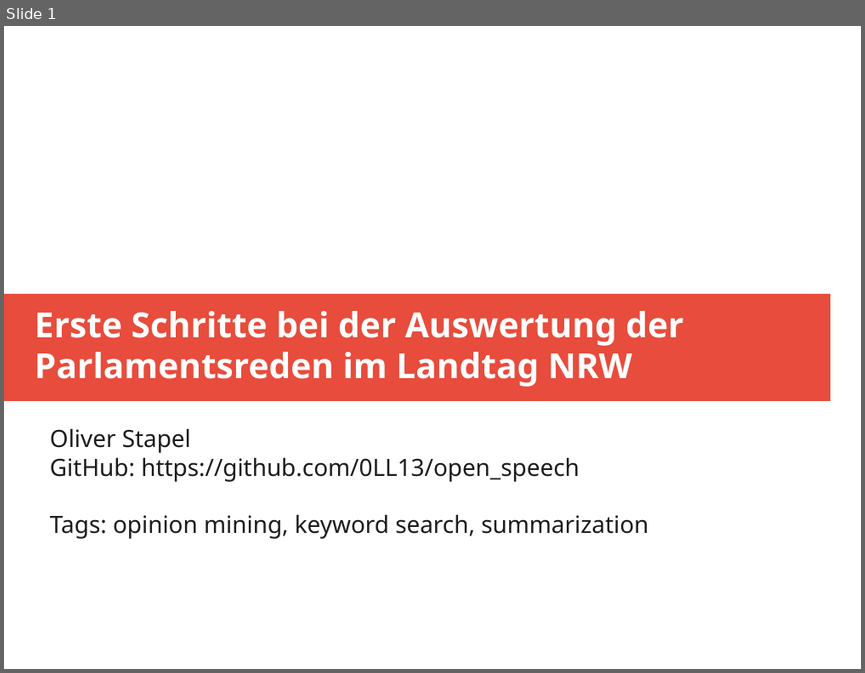
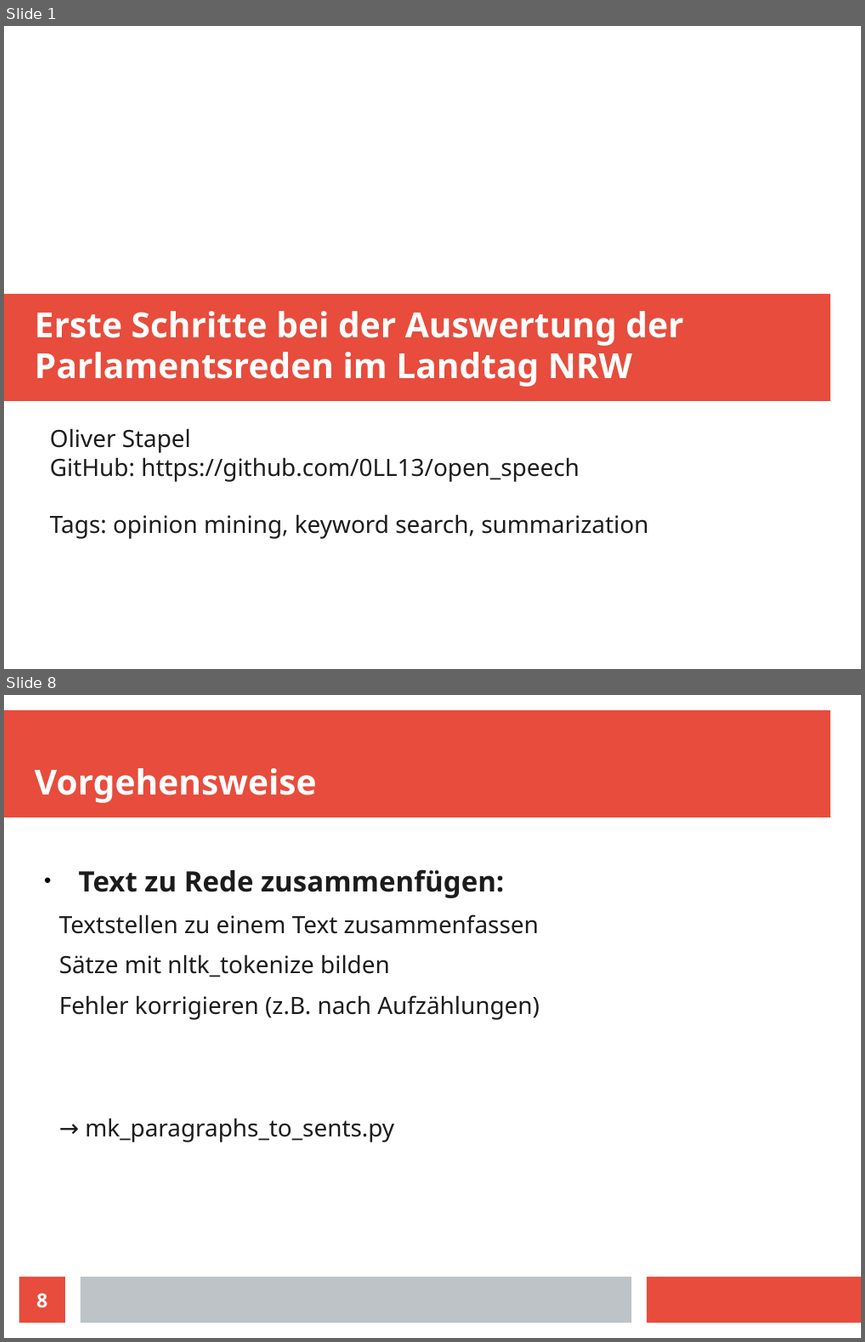
Before and after one commit to 0LL13/open_speech, a slide deck: speech_analysis.odp. Shown one above the other, each under a label of ours: slide 1 before the commit, slides 1 and 8 after it; the slides between them are not shown. The pictures are 865x673 and 865x1342 pixels, drawn with LibreOffice and Linux fonts; fonts in the diff are those of the drawing. Boxes give left, top, right and bottom in pixels: in the first picture for what was removed or moved away, otherwise in the second. Text is boxed around its words. In the diff, an @@ line names an element or a change of style, - is before the commit and + after.

```diff
--- a/speech_analysis.odp
+++ b/speech_analysis.odp
@@ slide 8 added at <box>4,695,861,1338</box>, background #FFFFFF @@
@@ rectangle added at <box>4,710,830,818</box>, fill #E74C3C @@
@@ title added at <box>35,768,317,803</box>, 32 pt, text #FFFFFF, bold @@
+Vorgehensweise
@@ text added at <box>59,869,540,1142</box>, 22 pt, text #1C1C1C @@
+● Text zu Rede zusammenfügen:
+  Textstellen zu einem Text zusammenfassen
+  Sätze mit nltk_tokenize bilden
+  Fehler korrigieren (z.B. nach Aufzählungen)
+  → mk_paragraphs_to_sents.py
@@ page number added at <box>19,1276,65,1322</box>, fill #E74C3C, 18 pt, text #FFFFFF, bold @@
+8
@@ rectangle added at <box>80,1276,631,1322</box>, fill #BDC3C7 @@
@@ rectangle added at <box>647,1276,861,1322</box>, fill #E74C3C @@
```
Also in this commit, not shown: 2 slides changed, 7 other slides added, 5 other files.
